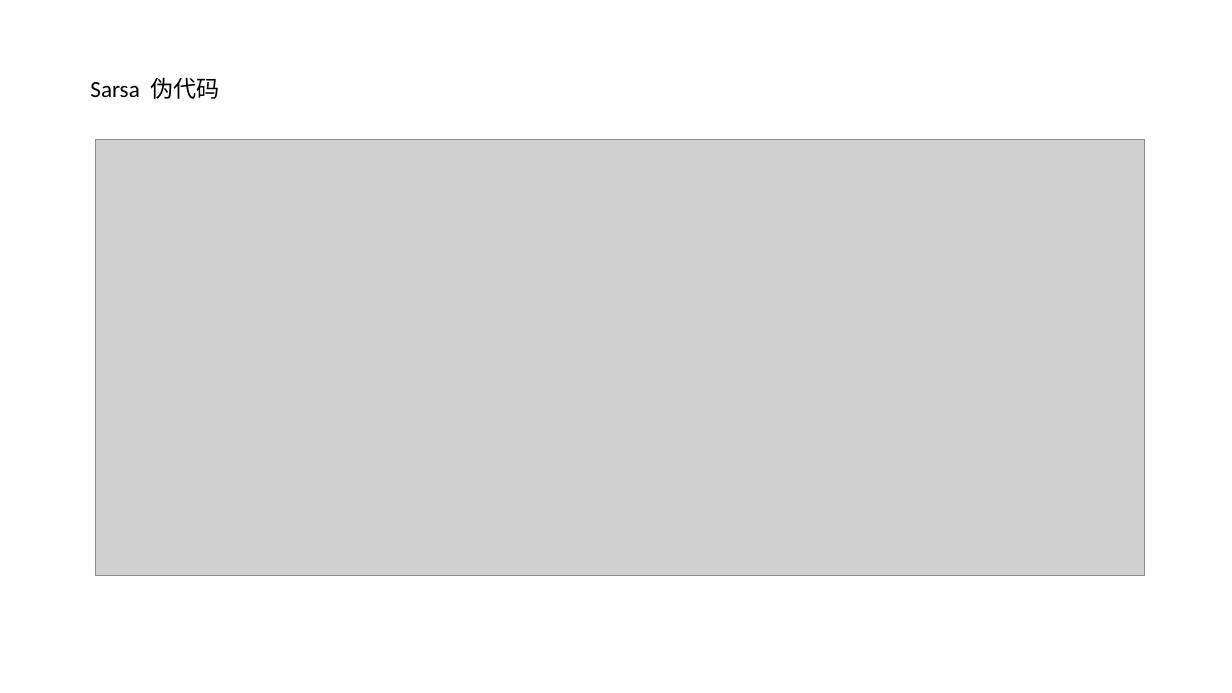
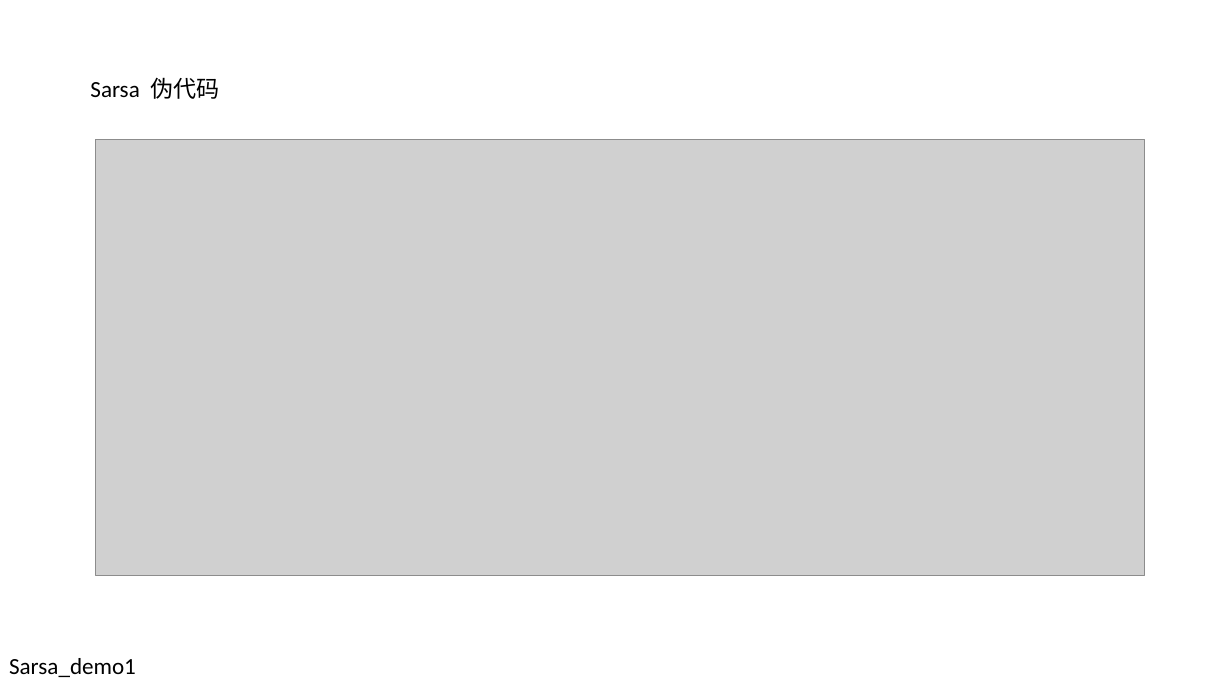
Before and after one commit to PDLwork/PDL_Python, a slide deck: slide 7 of Reinforcement_Learning/周日讨论班.pptx. Drawn at 1232x693 pixels with LibreOffice and Linux fonts; fonts in the diff are those of the drawing; grey boxes stand for pictures. Boxes give left, top, right and bottom in pixels: in the first picture for what was removed or moved away, otherwise in the second. Text is boxed around its words. In the diff, an @@ line names an element or a change of style, - is before the commit and + after.

```diff
--- a/Reinforcement_Learning/周日讨论班.pptx
+++ b/Reinforcement_Learning/周日讨论班.pptx
@@ text added at (9,658,136,677), 18 pt, text #000000 @@
+Sarsa_demo1
```
Also in this commit, not shown: 1 other slide changed, 2 other files.
